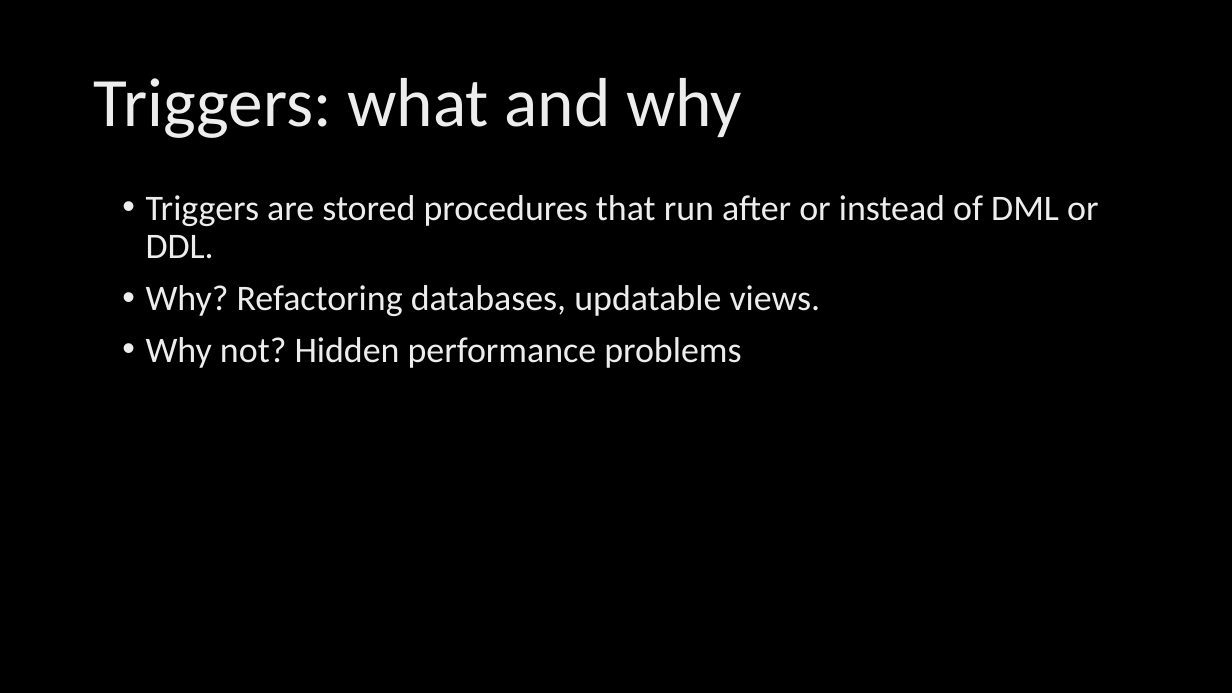
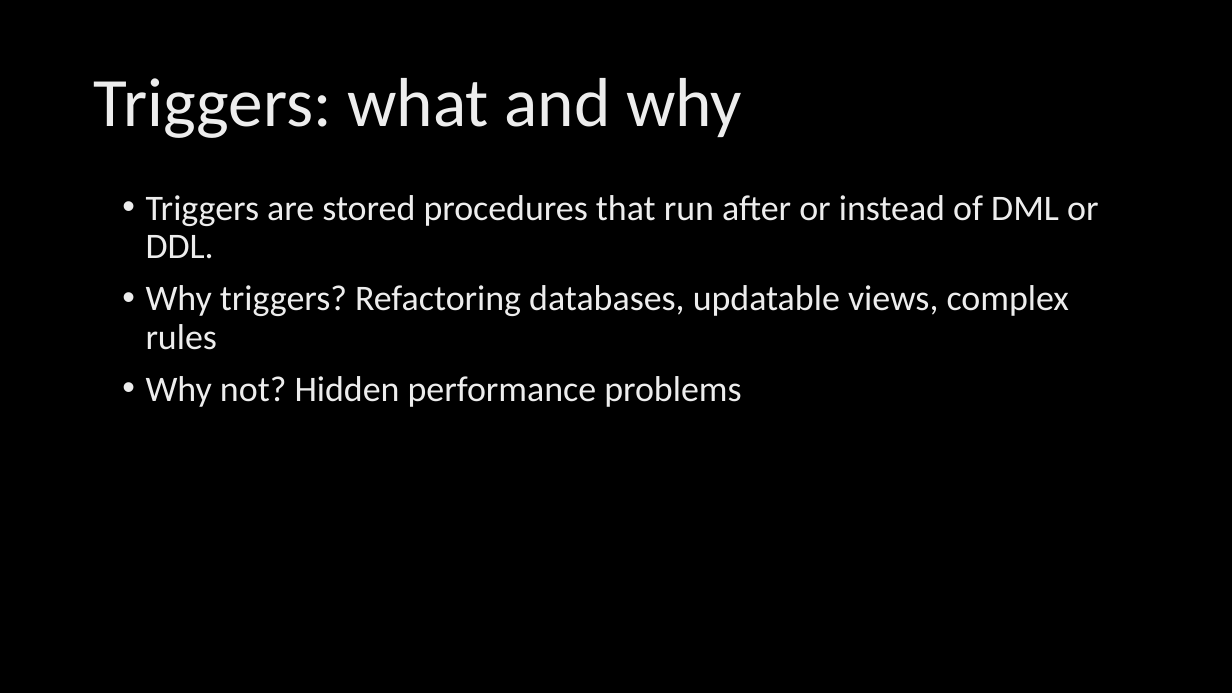
Before and after one commit to poedevop-fm/Database-Refactoring-Demo, a slide deck: slide 12 of Triggers & Refactoring.pptx. Drawn at 1232x693 pixels with LibreOffice and Linux fonts; fonts in the diff are those of the drawing; background and template pictures are left out. Boxes give left, top, right and bottom in pixels: in the first picture for what was removed or moved away, otherwise in the second. Text is boxed around its words. In the diff, an @@ line names an element or a change of style, - is before the commit and + after.

```diff
--- a/Triggers & Refactoring.pptx
+++ b/Triggers & Refactoring.pptx
@@ text at <box>146,285,1069,350</box>: text changed @@
-• Why? Refactoring databases, updatable views.
+• Why triggers? Refactoring databases, updatable views, complex rules
```
Also in this commit, not shown: 3 other slides changed.
